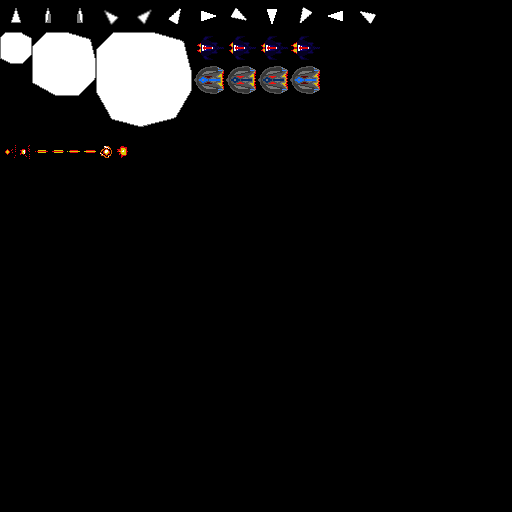
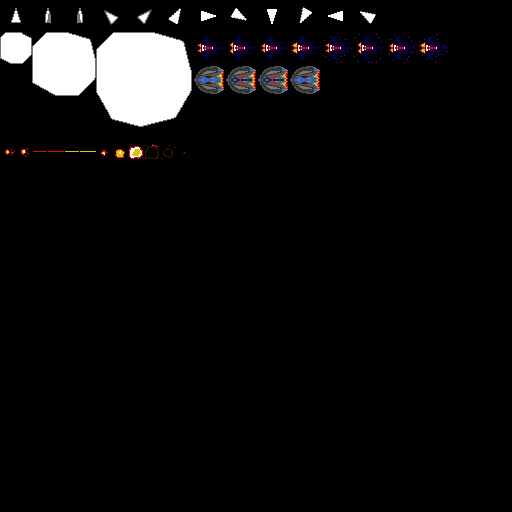
Before/after of a 512×512 layered artwork. What changed in the layer stack:
renamed "newsprtsheet.bmp" to "newsprtsheet.png", painted on it over left=11, top=33, right=448, bottom=159
